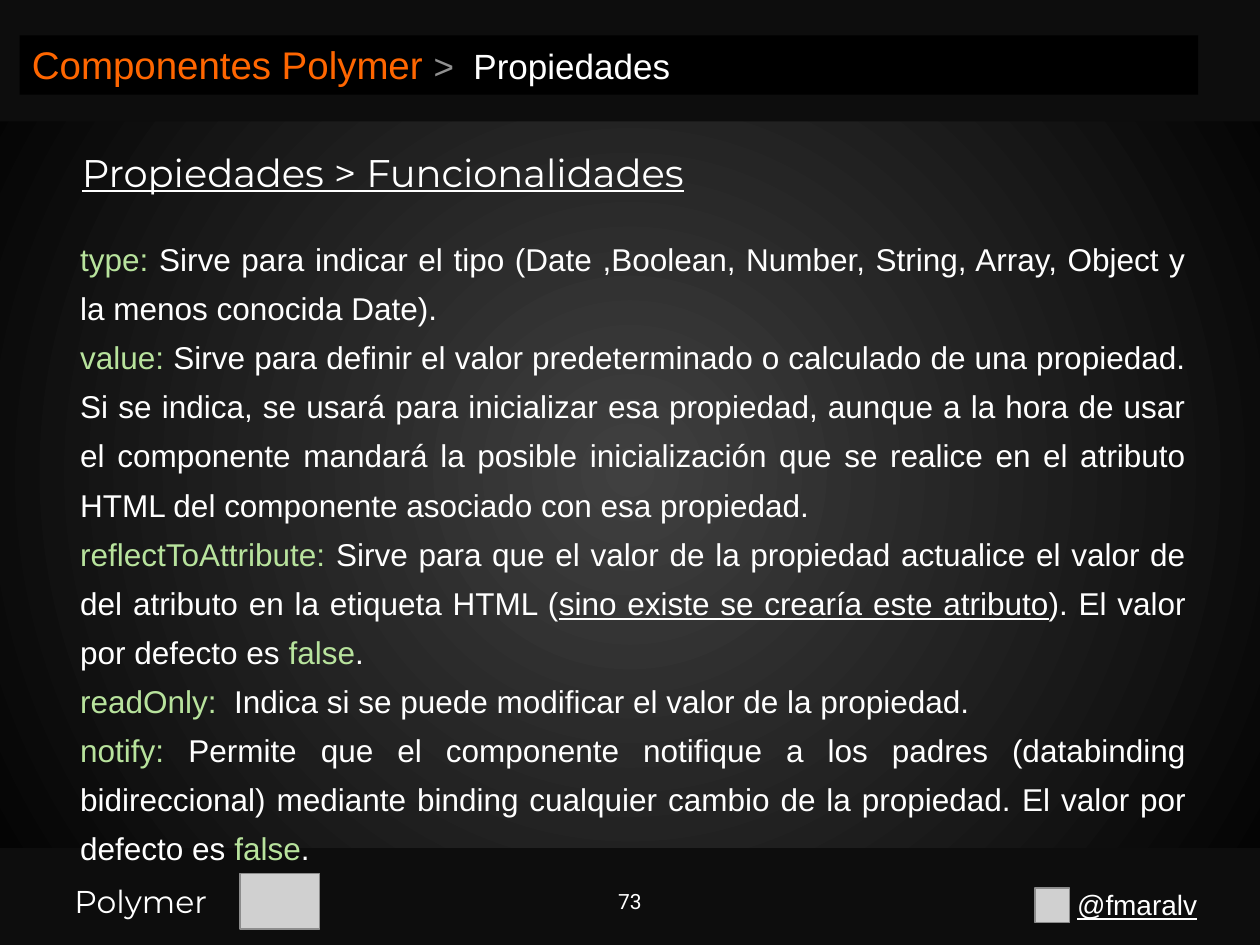
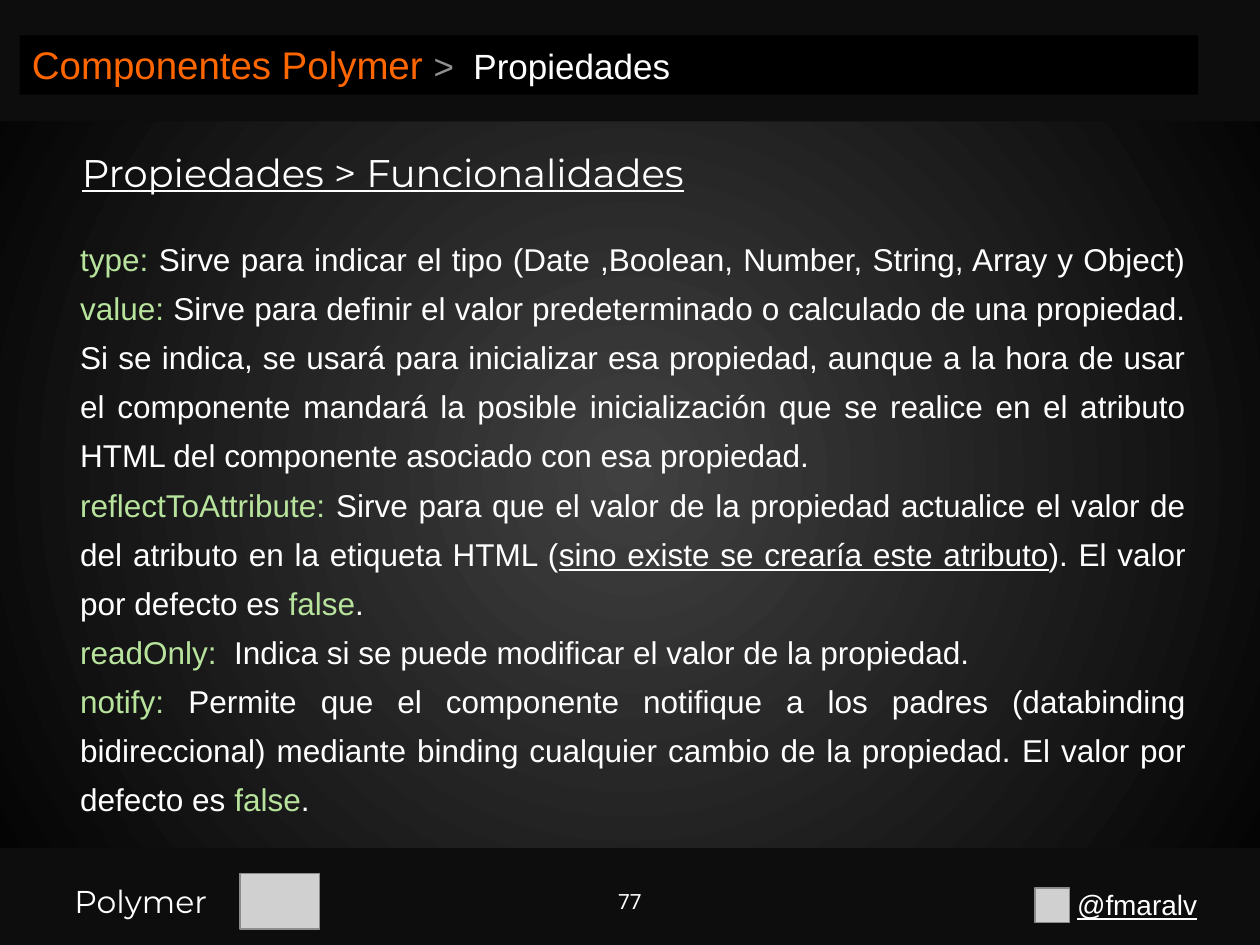
Before and after one commit to fmaralv/Presentacion, a slide deck: slide 77 of Polymer.pptx (slide 73 before the commit). Drawn at 1260x945 pixels with LibreOffice and Linux fonts; fonts in the diff are those of the drawing; grey boxes stand for pictures. Boxes give left, top, right and bottom in pixels: in the first picture for what was removed or moved away, otherwise in the second. Text is boxed around its words. In the diff, an @@ line names an element or a change of style, - is before the commit and + after.

```diff
--- a/Polymer.pptx
+++ b/Polymer.pptx
@@ text at bbox=[80, 248, 1185, 473]: text changed @@
-type: Sirve para indicar el tipo (Date ,Boolean, Number, String, Array, Object y la menos conocida Date).
-value: Sirve para definir el valor predeterminado o calculado de una propiedad. Si se indica, se usará para inicializar esa propiedad, aunque a la hora de usar el componente mandará la posible inicialización que se realice en el atributo HTML del componente asociado con esa propiedad.
+type: Sirve para indicar el tipo (Date ,Boolean, Number, String, Array y Object) value: Sirve para definir el valor predeterminado o calculado de una propiedad. Si se indica, se usará para inicializar esa propiedad, aunque a la hora de usar el componente mandará la posible inicialización que se realice en el atributo HTML del componente asociado con esa propiedad.
@@ page number at bbox=[618, 894, 642, 909]: text changed @@
-73
+77
```
Also in this commit, not shown: 4 other slides changed, 15 slides added.
